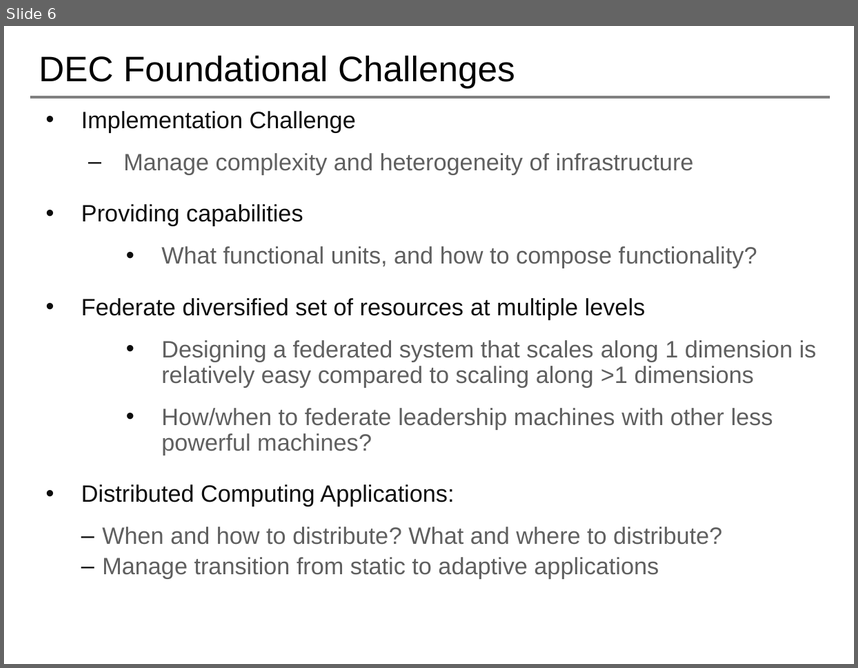
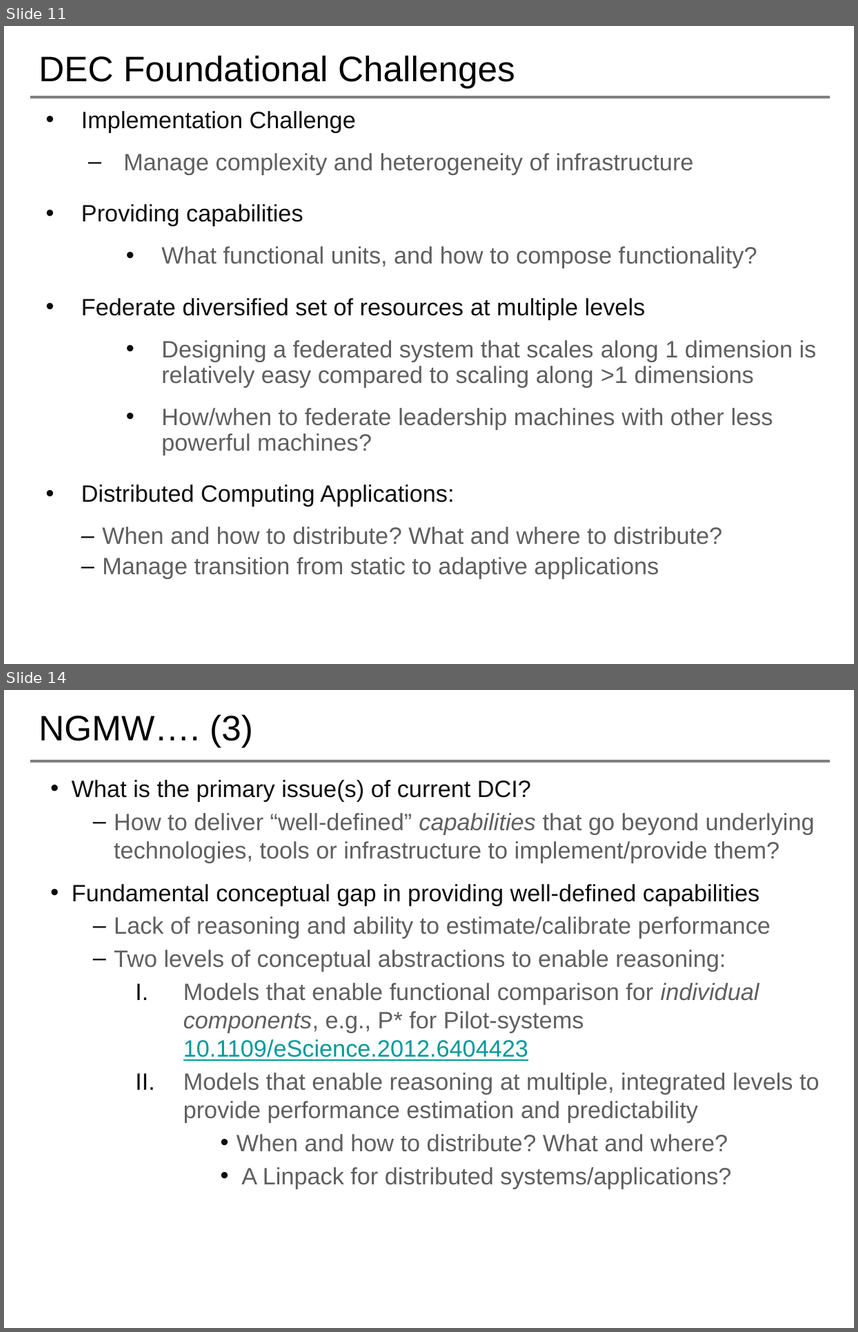
Before and after one commit to saga-project/NGMW, a slide deck: presentations/radical-modsim.pptx. Shown one above the other, each under a label of ours: slide 6 before the commit, slides 11 and 14 after it; the slides between them are not shown. The pictures are 858x668 and 858x1332 pixels, drawn with LibreOffice and Linux fonts; fonts in the diff are those of the drawing; background and template pictures are left out. Boxes give left, top, right and bottom in pixels: in the first picture for what was removed or moved away, otherwise in the second. Text is boxed around its words. In the diff, an @@ line names an element or a change of style, - is before the commit and + after.

```diff
--- a/presentations/radical-modsim.pptx
+++ b/presentations/radical-modsim.pptx
@@ slide 14 added at [4,690,854,1328], background #FFFFFF; not listed: 1 template element that a slide beside it also shows @@
@@ title added at [38,714,253,747], 30 pt, text #000000 @@
+NGMW…. (3)
@@ text added at [72,780,820,1189], 20 pt, text #5F5F5F @@
+• What is the primary issue(s) of current DCI?
+  – How to deliver “well-defined” capabilities that go beyond underlying technologies, tools or infrastructure to implement/provide them?
+• Fundamental conceptual gap in providing well-defined capabilities
+  – Lack of reasoning and ability to estimate/calibrate performance
+  – Two levels of conceptual abstractions to enable reasoning:
+    I. Models that enable functional comparison for individual components, e.g., P* for Pilot-systems 10.1109/eScience.2012.6404423
+    II. Models that enable reasoning at multiple, integrated levels to provide performance estimation and predictability
+        • When and how to distribute? What and where?
+        • A Linpack for distributed systems/applications?
@@ what was slide 6 is now slide 11 @@
```
Also in this commit, not shown: 3 slides changed, 10 other slides added, 1 slide removed.
